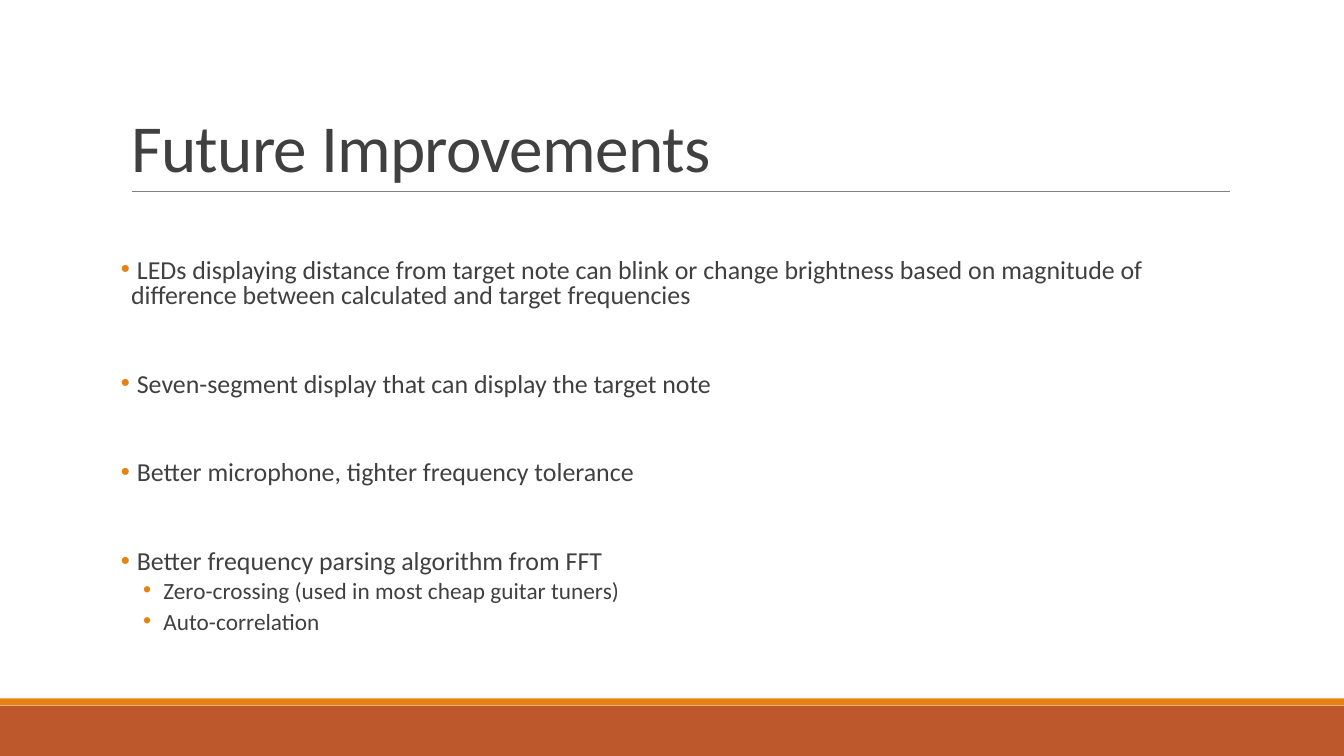
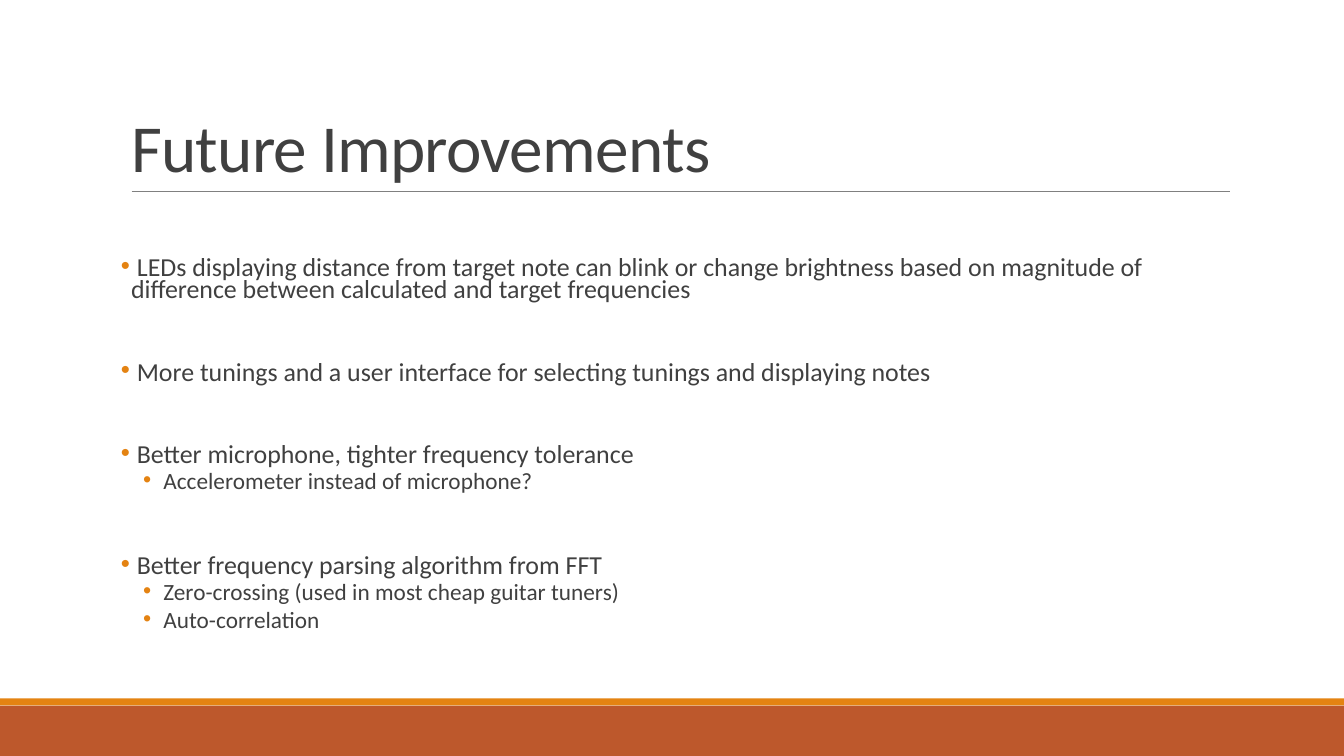
Before and after one commit to andrewtimmons/ece433_final_project, a slide deck: slide 14 of documents/instrument_tuner_presentation.pptx. Drawn at 1344x756 pixels with LibreOffice and Linux fonts; fonts in the diff are those of the drawing. Boxes give left, top, right and bottom in pixels: in the first picture for what was removed or moved away, otherwise in the second. Text is boxed around its words. In the diff, an @@ line names an element or a change of style, - is before the commit and + after.

```diff
--- a/documents/instrument_tuner_presentation.pptx
+++ b/documents/instrument_tuner_presentation.pptx
@@ text at (131, 258, 1143, 628): line spacing 0.8 to 0.7 @@
@@ text at (137, 363, 931, 386): text changed @@
-• Seven-segment display that can display the target note
+• More tunings and a user interface for selecting tunings and displaying notes
@@ text at (163, 473, 532, 493): paragraph added @@
+  • Accelerometer instead of microphone?
```
Also in this commit, not shown: 1 other slide changed.
